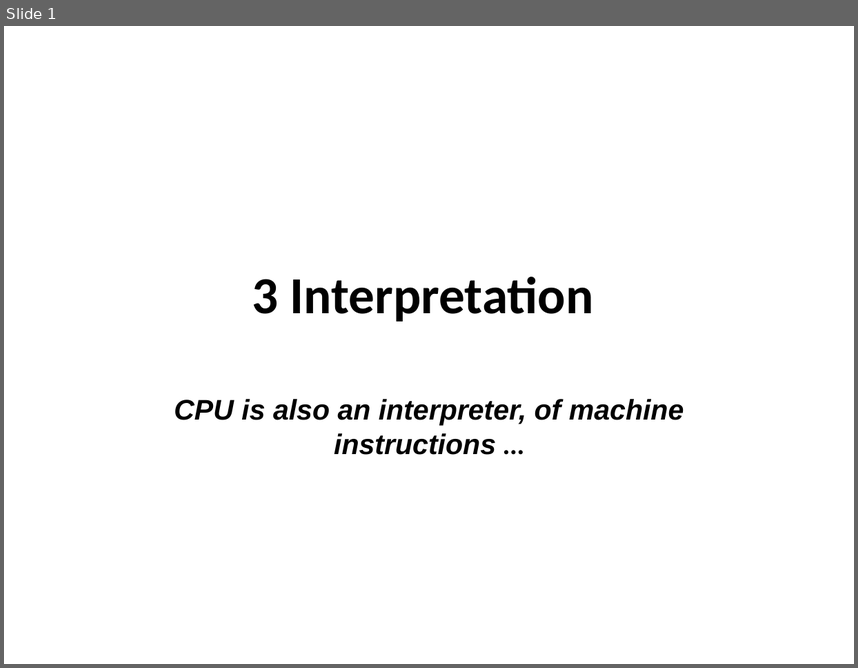
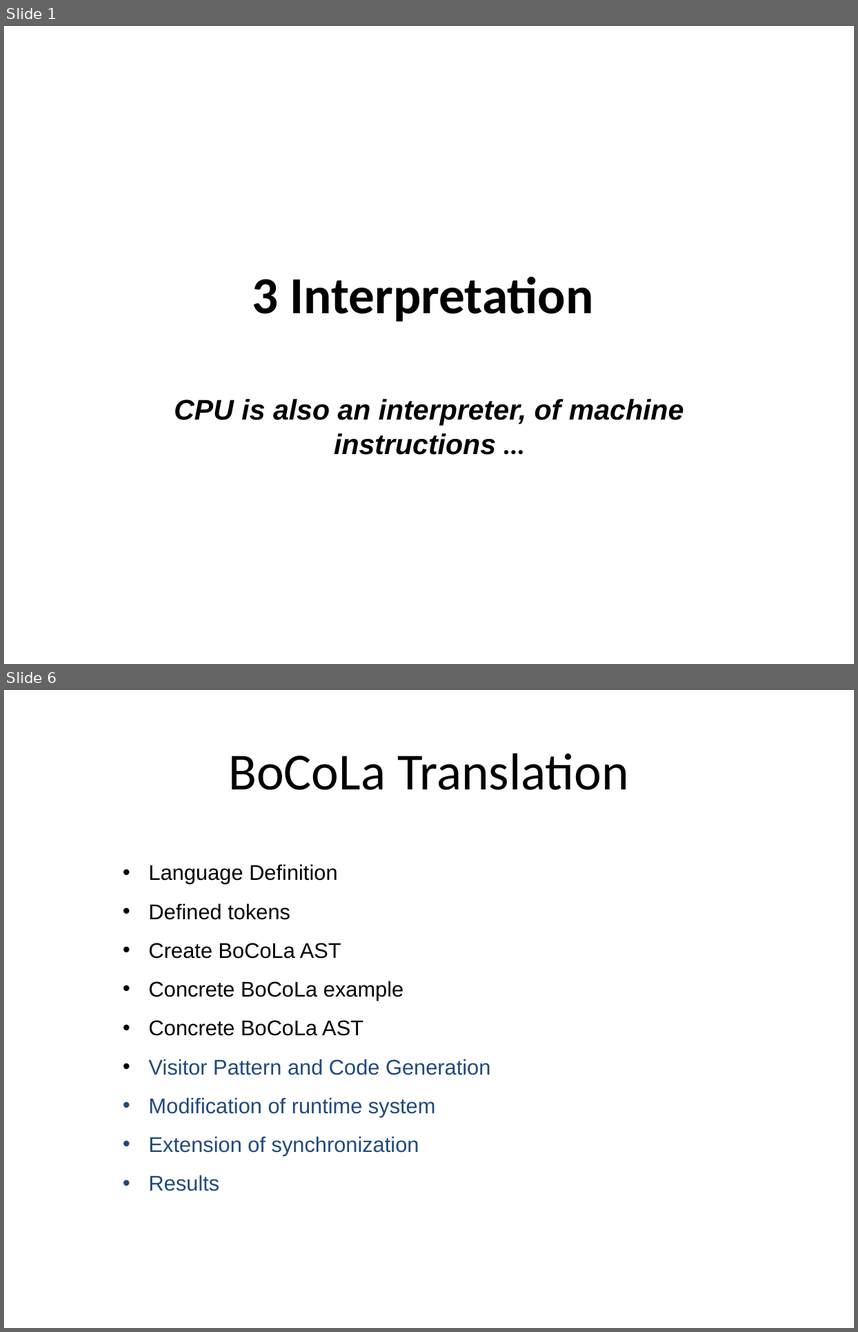
Before and after one commit to isurup/kalle-martin-group, a slide deck: SSE2/slides/3 Interpretation.ppt. Shown one above the other, each under a label of ours: slide 1 before the commit, slides 1 and 6 after it; the slides between them are not shown. The pictures are 858x668 and 858x1332 pixels, drawn with LibreOffice and Linux fonts; fonts in the diff are those of the drawing. Boxes give left, top, right and bottom in pixels: in the first picture for what was removed or moved away, otherwise in the second. Text is boxed around its words. In the diff, an @@ line names an element or a change of style, - is before the commit and + after.

```diff
--- a/SSE2/slides/3 Interpretation.ppt
+++ b/SSE2/slides/3 Interpretation.ppt
@@ slide 6 added at (4, 690, 854, 1328), background #FFFFFF @@
@@ title added at (228, 753, 629, 790), 44 pt, text #000000 @@
+BoCoLa Translation
@@ text added at (149, 864, 490, 1191), 18 pt, text #1F497D @@
+• Language Definition
+• Defined tokens
+• Create BoCoLa AST
+• Concrete BoCoLa example
+• Concrete BoCoLa AST
+• Visitor Pattern and Code Generation
+• Modification of runtime system
+• Extension of synchronization
+• Results
```
Also in this commit, not shown: 1 slide changed, 6 other slides added, 1 slide removed.
